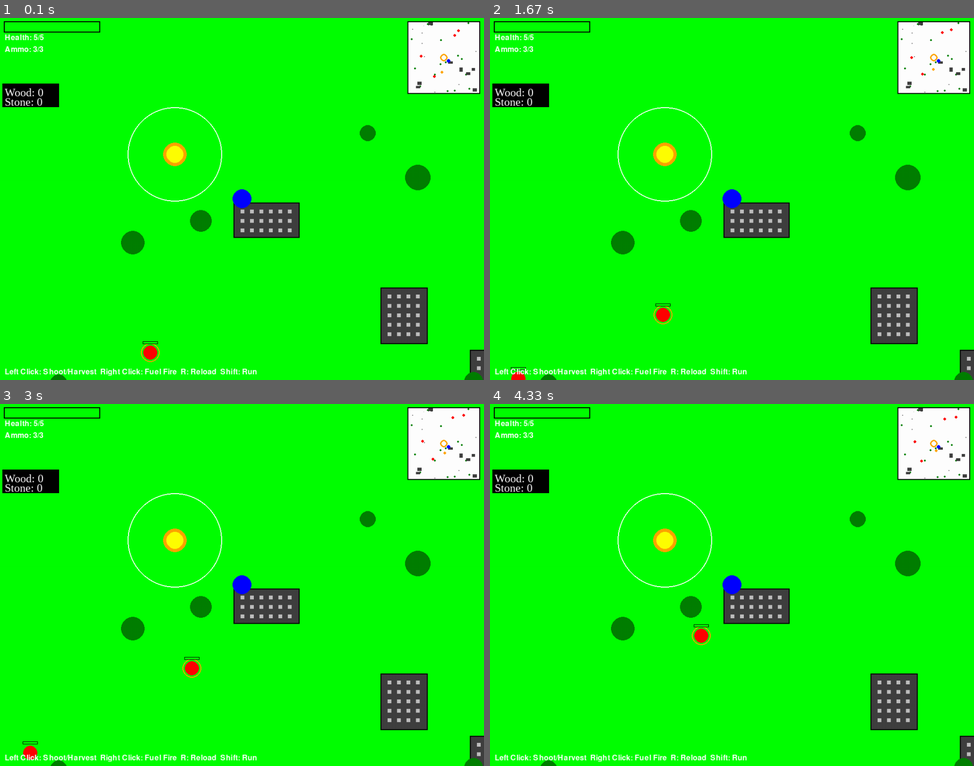
Above: before the commit, frames 1-4 (two rows, left to right).
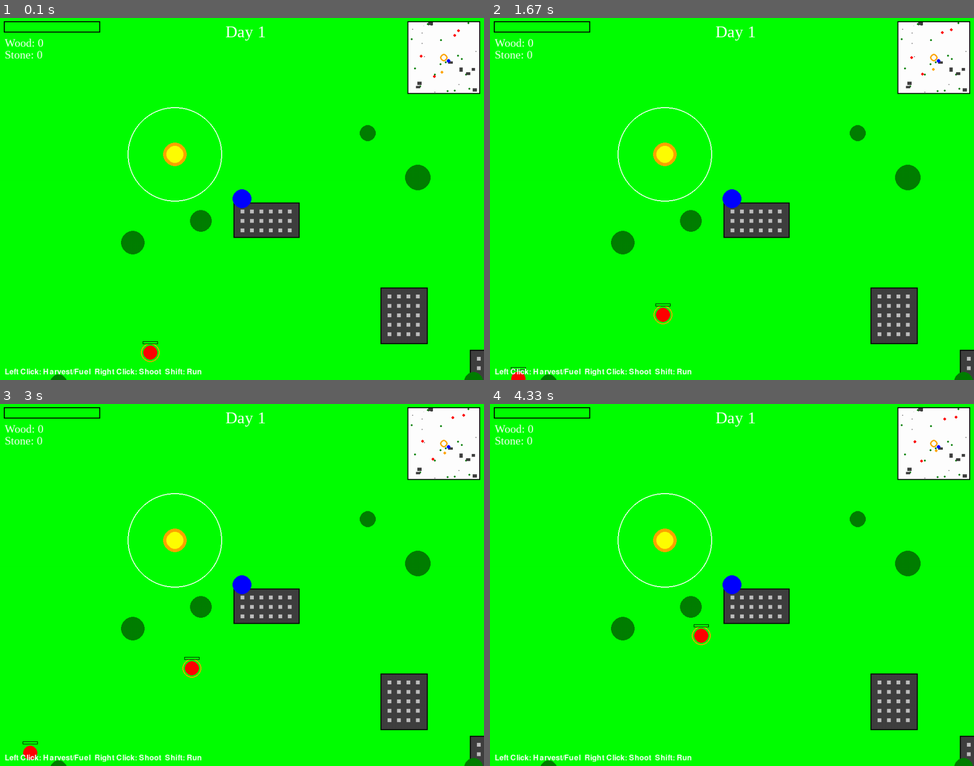
Above: after the commit, the same moments.

Repository: kold027/Pygame
Game: pygame game, started from game.py
Same seed, same stepped clock (60 frames per second), same inputs: the game is played once before the commit and once after it.
Inputs (mouse positions are in pixels of both pictures, inside the frame that each line leads up to):
- Up to frame 1 (0.1 s): no input
- Up to frame 2 (1.67 s): click "Stone: 0" at 0.38 s
- Up to frame 3 (3 s): right-click (421, 711) at 1.72 s
- Up to frame 4 (4.33 s): no input

The runs differ from the first frame. In frame 1, 1.6% of the frame differs, in the area x 0-55%, y 2-99%; in frame 2, 1.6%; in frame 3, 1.6%; in frame 4, 1.6%.

Commit message:
day_counter

Diff:
--- a/game.py
+++ b/game.py
@@ -10,6 +10,7 @@
 WORLD_WIDTH = 2000
 WORLD_HEIGHT = 2000
 MINIMAP_SIZE = 150
+DAY_COUNTER = 1
 
 WHITE = (255, 255, 255)
 BLACK = (0, 0, 0)
@@ -366,7 +367,7 @@
         fire_distance = math.sqrt((x - WORLD_WIDTH / 2) ** 2 + (y - WORLD_HEIGHT / 2) ** 2)
         if fire_distance < self.fire_size and player.wood >= 1:
             player.wood -= 1
-            self.fire_size += 1
+            self.fire_size += 0.5
 
     def terrain_damage_handler(self, player, x, y):
         # Handle tree harvesting
@@ -398,9 +399,9 @@
             if current_time - tree['cut'] > 60000 and tree['size'] == 0:
                 tree['size'] = tree['value']
 
-        # Regrow rocks after 60 seconds
+        # Regrow rocks after 45 seconds
         for rock in self.rocks:
-            if current_time - rock['cut'] > 60000 and rock['size'] == 0:
+            if current_time - rock['cut'] > 45000 and rock['size'] == 0:
                 rock['size'] = rock['value']
 
 
@@ -447,10 +448,8 @@
         wood_text = font.render(f'Wood: {self.player.wood}', True, WHITE)
         stone_text = font.render(f'Stone: {self.player.stones}', True, WHITE)
 
-        # Draw background for better visibility
-        pygame.draw.rect(self.screen, BLACK, (5, 140, 120, 50))
-        self.screen.blit(wood_text, (10, 145))
-        self.screen.blit(stone_text, (10, 165))
+        self.screen.blit(wood_text, (10, 40))
+        self.screen.blit(stone_text, (10, 65))
 
 
 class Minimap:
@@ -513,32 +512,30 @@
     pygame.draw.rect(screen, RED, (bar_x, bar_y, bar_width, bar_height))
     pygame.draw.rect(screen, GREEN, (bar_x, bar_y, int(bar_width * health_ratio), bar_height))
 
-    font = pygame.font.Font(None, 24)
-    health_text = font.render(f"Health: {player.health}/{player.max_health}", True, WHITE)
-    screen.blit(health_text, (bar_x, bar_y + bar_height + 5))
-
 
 def draw_ui(screen, player, wave):
     font = pygame.font.Font(None, 32)
     small_font = pygame.font.Font(None, 24)
+    big_font = pygame.font.SysFont("Times New Roman", 35)
 
     wave_text = font.render(f"Wave: {wave}", True, WHITE)
     screen.blit(wave_text, (SCREEN_WIDTH - 150, 10))
 
-    ammo_color = RED if player.current_ammo == 0 else WHITE
-    ammo_text = small_font.render(f"Ammo: {player.current_ammo}/{player.magazine_size}", True, ammo_color)
-    screen.blit(ammo_text, (10, 60))
+    # Show Day Counter
+    controls_text = big_font.render(f"Day {DAY_COUNTER}", True, WHITE)
+    screen.blit(controls_text, (SCREEN_WIDTH/2-35, 10))
+
 
 
     # Show controls
-    controls_text = small_font.render("Left Click: Shoot/Harvest  Right Click: Fuel Fire  R: Reload  Shift: Run", True,
+    controls_text = small_font.render("Left Click: Harvest/Fuel  Right Click: Shoot  Shift: Run", True,
                                       WHITE)
     screen.blit(controls_text, (10, SCREEN_HEIGHT - 25))
 
 
 
 def spawn_wave(wave_number, terrain):
-    zombie_count = 5 + (wave_number - 1) * 3
+    zombie_count = 5 + (wave_number - 1) * 2
     zombies = []
 
     for _ in range(zombie_count):
@@ -582,7 +579,7 @@
 
 def main():
     screen = pygame.display.set_mode((SCREEN_WIDTH, SCREEN_HEIGHT))
-    pygame.display.set_caption("Enhanced Zombie Survival Game")
+    pygame.display.set_caption("Survival Forest Game")
     clock = pygame.time.Clock()
 
     camera = Camera()
@@ -598,33 +595,38 @@
     current_wave = 1
     zombies = spawn_wave(current_wave, terrain)
 
+    day_timer = pygame.time.get_ticks()
     running = True
+    if day_timer >= 180000:
+        DAY_COUNTER+=current_wave
+        day_timer = pygame.time.get_ticks()
+
+
     while running:
         mouse_x, mouse_y = pygame.mouse.get_pos()
+
+        if len(zombies) == 0:
+                current_wave+=1
+                zombies = spawn_wave(current_wave, terrain)
+
 
         for event in pygame.event.get():
             if event.type == pygame.QUIT:
                 running = False
             elif event.type == pygame.MOUSEBUTTONDOWN:
-                if event.button == 1:  # Left click
+                if event.button == 3:  # Left click
                     world_mouse_x = mouse_x + camera.x
                     world_mouse_y = mouse_y + camera.y
 
                     # Try to shoot first
                     if player.shoot():
                         projectiles.append(Projectile(player.x, player.y, world_mouse_x, world_mouse_y))
-                    else:
-                        # If can't shoot, harvest resources
-                        terrain.terrain_damage_handler(player, world_mouse_x, world_mouse_y)
-
-                elif event.button == 3:  # Right click - fuel fire
+
+                elif event.button == 1:  # Right click
                     world_mouse_x = mouse_x + camera.x
                     world_mouse_y = mouse_y + camera.y
                     terrain.fuel_fire(world_mouse_x, world_mouse_y, player)
-
-            elif event.type == pygame.KEYDOWN:
-                if event.key == pygame.K_r:
-                    player.reload()
+                    terrain.terrain_damage_handler(player, world_mouse_x, world_mouse_y)
 
         keys = pygame.key.get_pressed()
 
@@ -652,6 +654,7 @@
         for zombie in zombies[:]:
             zombie.update(player, terrain)
 
+
             for projectile in projectiles[:]:
                 if projectile.active:
                     distance = math.sqrt((projectile.x - zombie.x) ** 2 + (projectile.y - zombie.y) ** 2)
